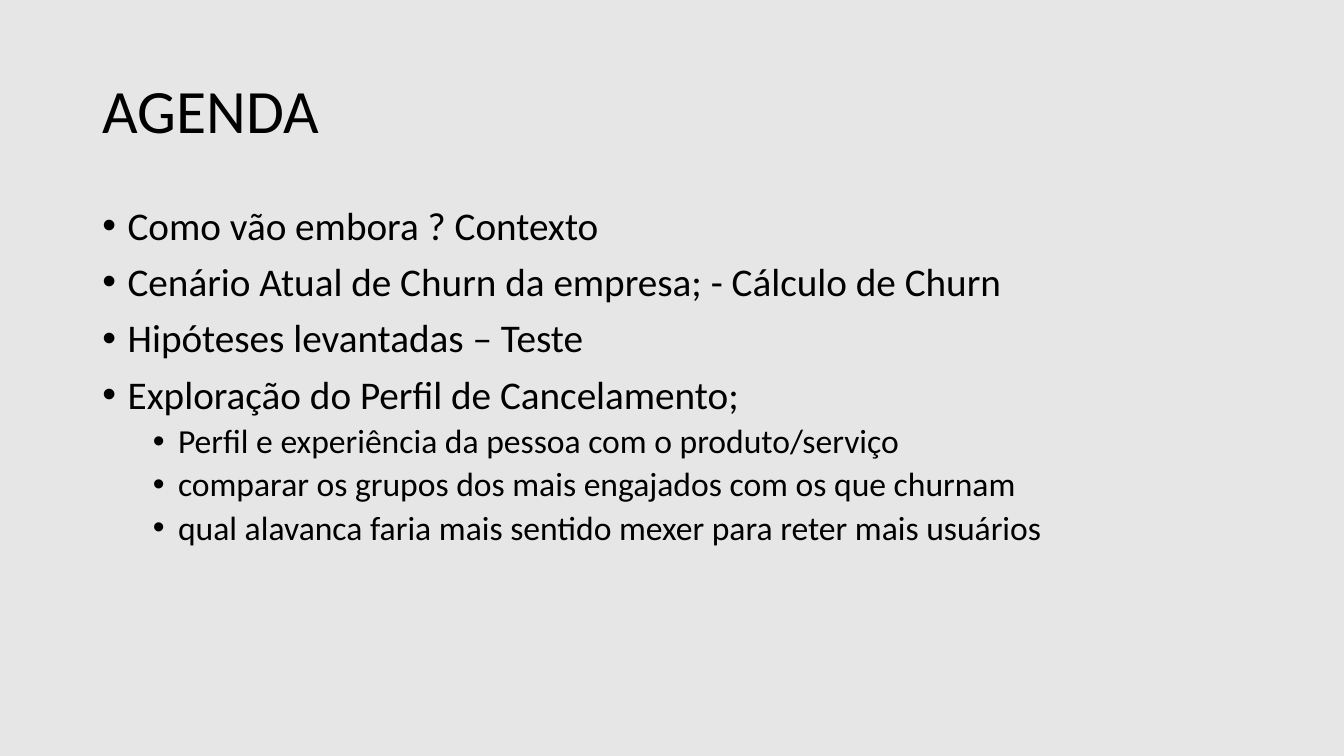
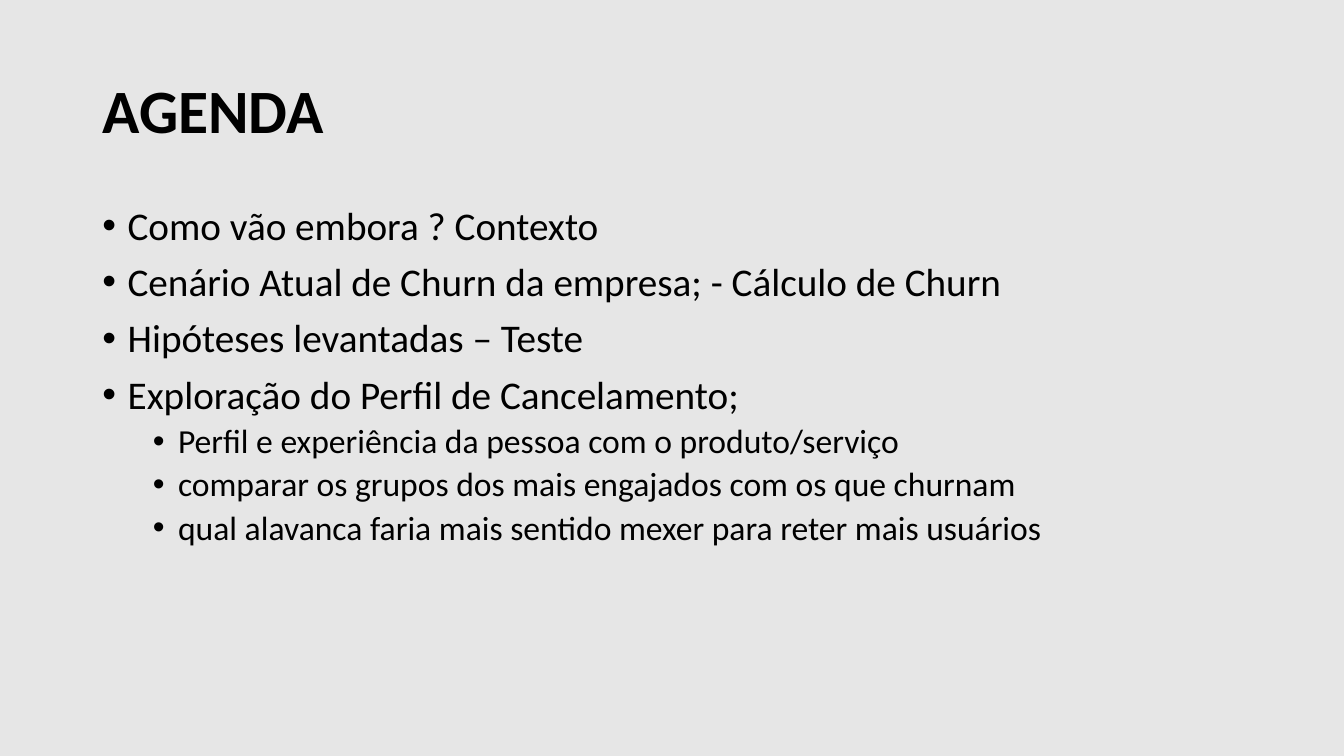
Before and after one commit to filipeaguiarrod/Fluke-Case, a slide deck: slide 2 of Churn_Case.pptx. Drawn at 1344x756 pixels with LibreOffice and Linux fonts; fonts in the diff are those of the drawing. Boxes give left, top, right and bottom in pixels: in the first picture for what was removed or moved away, otherwise in the second. Text is boxed around its words. In the diff, an @@ line names an element or a change of style, - is before the commit and + after.

```diff
--- a/Churn_Case.pptx
+++ b/Churn_Case.pptx
@@ title "AGENDA" at (x1=102, y1=92, x2=323, y2=134): bold on @@
```
Also in this commit, not shown: 4 other slides changed, 2 slides added, 2 slides removed, 3 other files.
